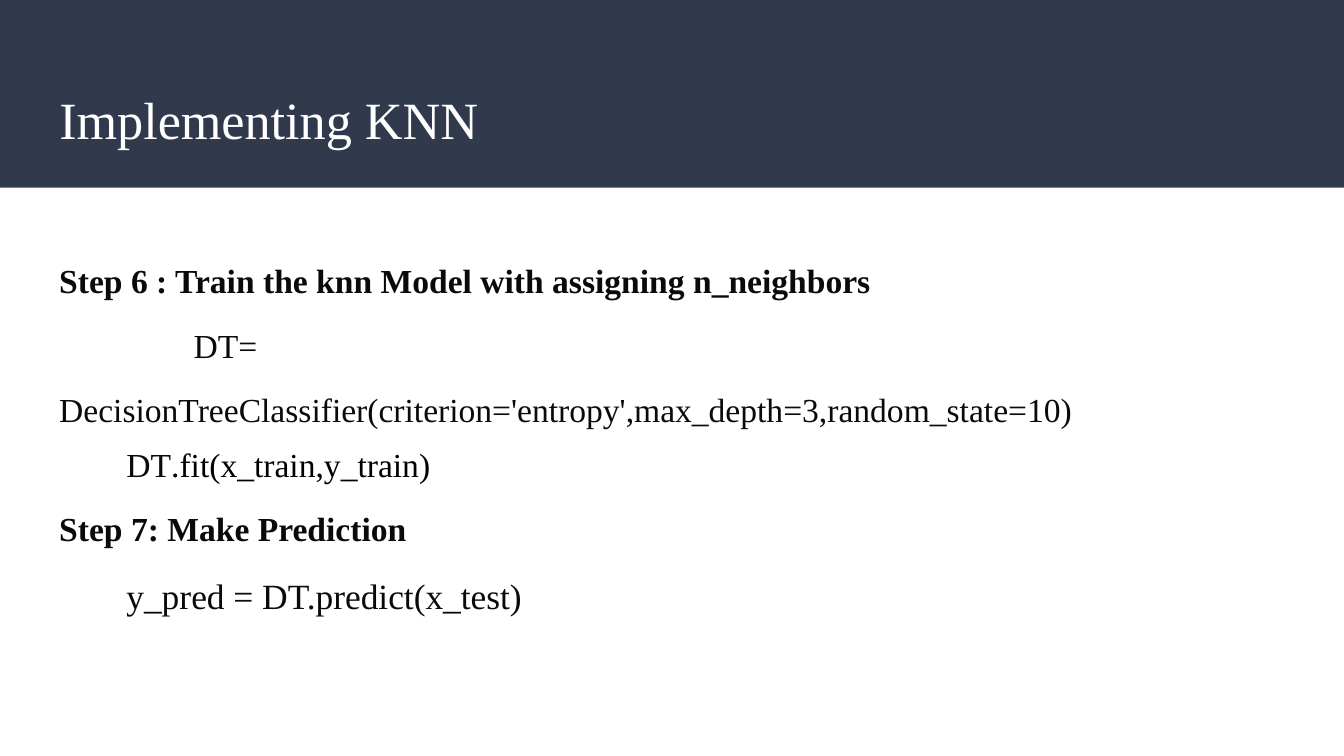
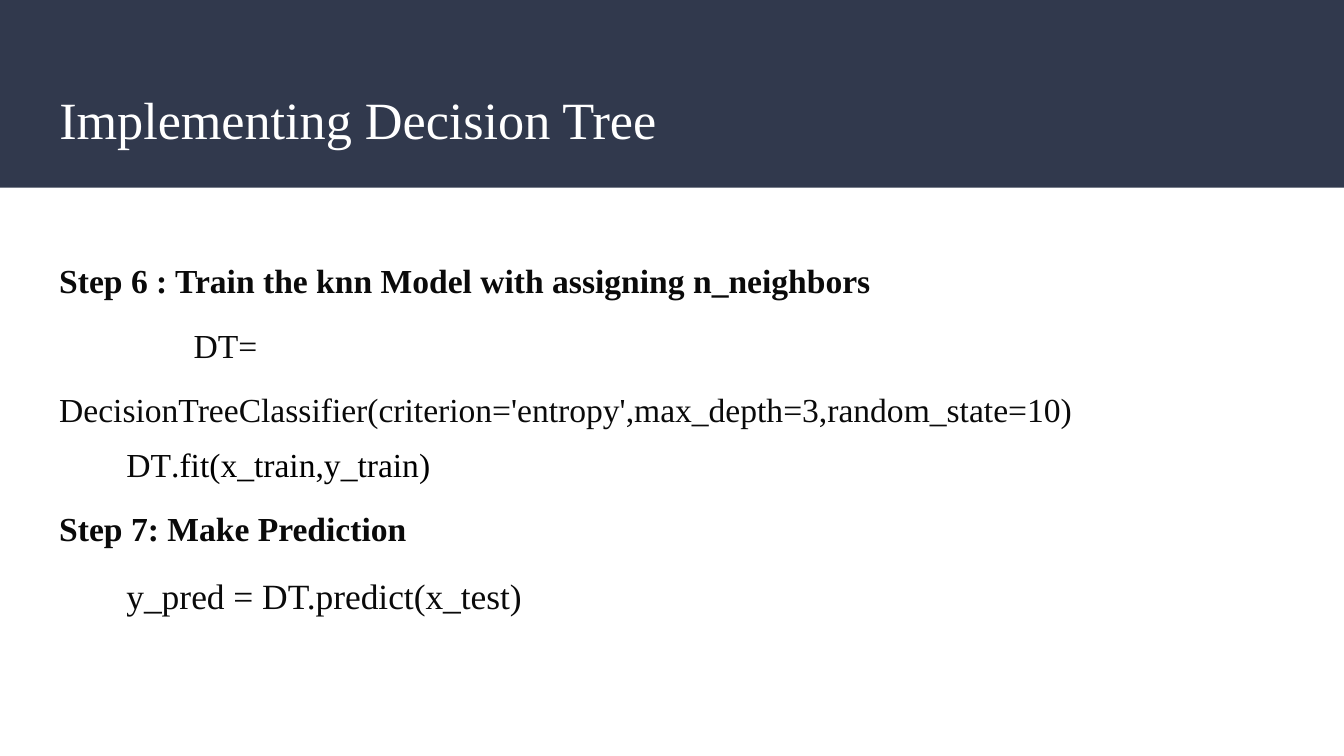
Before and after one commit to AlishaPandey21/Python, a slide deck: slide 15 of Python2_T2/Decision_Tree.pptx. Drawn at 1344x756 pixels with LibreOffice and Linux fonts; fonts in the diff are those of the drawing. Boxes give left, top, right and bottom in pixels: in the first picture for what was removed or moved away, otherwise in the second. Text is boxed around its words. In the diff, an @@ line names an element or a change of style, - is before the commit and + after.

```diff
--- a/Python2_T2/Decision_Tree.pptx
+++ b/Python2_T2/Decision_Tree.pptx
@@ title at (x1=59, y1=102, x2=656, y2=150): text changed @@
-Implementing KNN
+Implementing Decision Tree
```
Also in this commit, not shown: 5 other slides changed, 4 other files.
